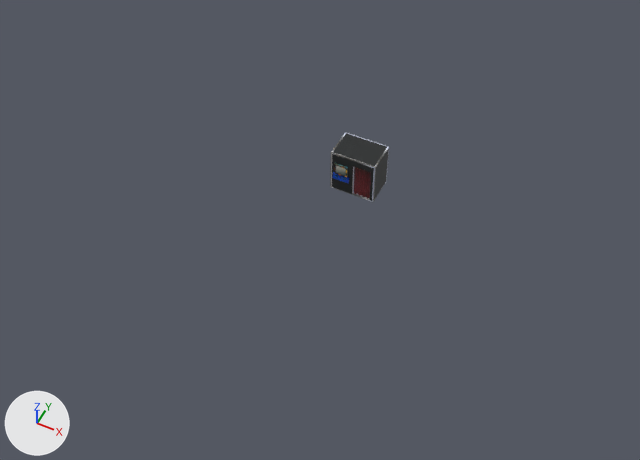
What one commit did to the Blender file Assets/Models/blend/FotoBooth.blend.
One viewpoint serves both versions: a 50 mm lens placed at (10.5, -24.7, 27.0), pointed at (0.1, -3.9, 0.9). Every picture has the same lights, and +X, +Y and +Z are marked at lower left.

Script lines for the objects in view, before the commit:
```python
me_cube = bpy.data.meshes.new('Cube')
me_cube.from_pydata(...)  # 154 vertices, 146 faces; spans x -1.0..1.0, y -0.7..0.7, z 0.0..2.0
me_cube.materials.append(mat_material)  # picture img_fotobooth_png
me_cube_001 = bpy.data.meshes.new('Cube.001')
me_cube_001.from_pydata(...)  # 40 vertices, 38 faces; spans x -0.79..-0.208, y -0.781..-0.349, z 0.976..1.498
me_cube_001.materials.append(mat_material_004)  # picture img_wallterminal_png
me_cube_004 = bpy.data.meshes.new('Cube.004')
me_cube_004.from_pydata(...)  # 36 vertices, 34 faces; spans x -0.869..-0.125, y -0.772..-0.392, z 0.65..0.917
me_cube_004.materials.append(mat_material_002)  # picture img_capsule_png
me_plane = bpy.data.meshes.new('Plane')
me_plane.from_pydata(...)  # 68 vertices, 33 faces; spans x 0.04..0.82, y -0.65..-0.57, z 0.05..1.62
me_plane.polygons.foreach_set('use_smooth', [True] * 33)
me_plane.materials.append(mat_material_001)  # picture img_curtain_png
ob_cube = bpy.data.objects.new('Cube', me_cube)
ob_cube.location = (0.0, 0.0, 0.0)
ob_floppyinsert = bpy.data.objects.new('FloppyInsert', me_cube_004)
ob_floppyinsert.location = (0.0, 0.0, 0.0)
ob_hardware = bpy.data.objects.new('Hardware', me_cube_001)
ob_hardware.location = (0.0, 0.0, 0.0)
ob_plane = bpy.data.objects.new('Plane', me_plane)
ob_plane.location = (0.0, 0.0, 0.0)
```
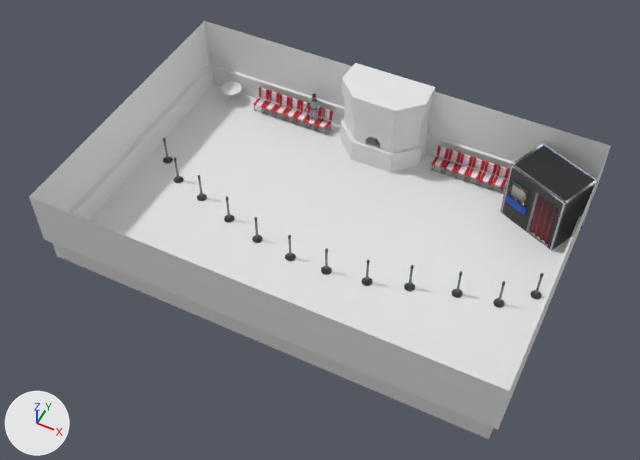
Commit message: FotoBooth is now more of an lobby

Where the newer file only moved an object's origin or applied its transform, the numbers keep the older frame.

Patch to the scene script:
```diff
--- a/Assets/Models/blend/FotoBooth.blend.py
+++ b/Assets/Models/blend/FotoBooth.blend.py
@@ me_cube_004 @@
 me_cube_004.from_pydata(...)  # 36 vertices, 34 faces; spans x -0.869..-0.125, y -0.772..-0.392, z 0.65..0.917
+# me_cube_004 part 1: the whole mesh is turned -23.9 degrees about the z axis through its middle and scaled by 1.38, then moved by (7.135, 1.59, 0.282)
 me_cube_004.materials.append(mat_material_002)
@@ me_plane_004 @@
+me_plane_004.from_pydata([(-1.0, -1.0, 0.0), (1.0, -1.0, 0.0), (-1.0, 1.0, 0.0), (1.0, 1.0, 0.0)], [], [(0, 1, 3, 2)])
@@ ob_cube @@
-ob_cube = bpy.data.objects.new('Cube', me_cube)
@@ ob_hardware @@
-ob_hardware = bpy.data.objects.new('Hardware', me_cube_001)
@@ ob_plane @@
-ob_plane = bpy.data.objects.new('Plane', me_plane)
@@ ob_room_001 @@
+ob_room_001 = bpy.data.objects.new('room.001', me_plane_004)
+ob_room_001.location = (0.0, -3.0, 0.0)
+ob_room_001.scale = (9.0, 6.0, 3.0)
@@ ob_chair_001 @@
+ob_chair_001 = bpy.data.objects.new('chair.001', me_cylinder_016)  # 434 vertices, 395 faces; spans x -0.334..0.342, y -0.285..0.417, z -0.021..0.981; in mat_redfurniture (picture img_reddinerfurniture_jpg); modifiers ARRAY
+ob_chair_001.location = (5.42, 2.49, 0.01)
+ob_chair_001.rotation_euler = (0.0, 0.0, 3.142)  # degrees (0, 0, 180)
@@ ob_chair @@
+ob_chair = bpy.data.objects.new('chair', me_cylinder_016.copy())  # modifiers ARRAY
+ob_chair.location = (-2.81, 2.49, 0.01)
+ob_chair.rotation_euler = (0.0, 0.0, 3.142)  # degrees (0, 0, 180)
@@ ob_cylinder @@
+ob_cylinder = bpy.data.objects.new('Cylinder', me_cylinder_014)  # 108 vertices, 98 faces; spans x -6.68..6.68, y -6.68..6.68, z -7.48..2.29
+ob_cylinder.location = (-7.61, 2.39, 0.53)
+ob_cylinder.scale = (0.0724, 0.0724, 0.0724)
@@ ob_pfeiler_011 @@
+ob_pfeiler_011 = bpy.data.objects.new('Pfeiler.011', me_cylinder_013)  # 96 vertices, 86 faces; spans x -0.213..0.213, y -0.213..0.213, z -0.657..0.617; in mat_material_005 (picture img_table1texture2_png)
+ob_pfeiler_011.location = (8.58, -2.4, 0.67)
@@ ob_pfeiler_010 @@
+ob_pfeiler_010 = bpy.data.objects.new('Pfeiler.010', me_cylinder_013.copy())
+ob_pfeiler_010.location = (-8.06, -2.42, 0.67)
@@ ob_pfeiler_009 @@
+ob_pfeiler_009 = bpy.data.objects.new('Pfeiler.009', me_cylinder_013.copy())
+ob_pfeiler_009.location = (5.86, -3.67, 0.67)
@@ ob_pfeiler_008 @@
+ob_pfeiler_008 = bpy.data.objects.new('Pfeiler.008', me_cylinder_013.copy())
+ob_pfeiler_008.location = (7.44, -3.41, 0.67)
@@ ob_pfeiler_007 @@
+ob_pfeiler_007 = bpy.data.objects.new('Pfeiler.007', me_cylinder_013.copy())
+ob_pfeiler_007.location = (-0.69, -4.92, 0.67)
@@ ob_pfeiler_006 @@
+ob_pfeiler_006 = bpy.data.objects.new('Pfeiler.006', me_cylinder_013.copy())
+ob_pfeiler_006.location = (0.89, -4.9, 0.67)
@@ ob_pfeiler_005 @@
+ob_pfeiler_005 = bpy.data.objects.new('Pfeiler.005', me_cylinder_013.copy())
+ob_pfeiler_005.location = (2.54, -4.69, 0.67)
@@ ob_pfeiler_004 @@
+ob_pfeiler_004 = bpy.data.objects.new('Pfeiler.004', me_cylinder_013.copy())
+ob_pfeiler_004.location = (4.12, -4.2, 0.67)
@@ ob_pfeiler_003 @@
+ob_pfeiler_003 = bpy.data.objects.new('Pfeiler.003', me_cylinder_013.copy())
+ob_pfeiler_003.location = (-6.99, -3.24, 0.67)
@@ ob_pfeiler_002 @@
+ob_pfeiler_002 = bpy.data.objects.new('Pfeiler.002', me_cylinder_013.copy())
+ob_pfeiler_002.location = (-5.54, -3.69, 0.67)
@@ ob_pfeiler_001 @@
+ob_pfeiler_001 = bpy.data.objects.new('Pfeiler.001', me_cylinder_013.copy())
+ob_pfeiler_001.location = (-3.89, -4.22, 0.67)
@@ ob_glass @@
+ob_glass = bpy.data.objects.new('glass', me_plane_003)  # 80 vertices, 80 faces; spans x -0.226..0.226, y -0.15..0.167, z -0.233..0.297
+ob_glass.location = (0.0, 2.24, 1.74)
+ob_glass.scale = (7.78, 6.0, 3.0)
@@ ob_start @@
+ob_start = bpy.data.objects.new('Start', me_plane_002)  # 60 vertices, 54 faces; spans x -0.243..0.243, y -0.17..0.184, z -0.583..0.583
+ob_start.location = (0.0, 2.24, 1.74)
+ob_start.scale = (7.78, 6.0, 3.0)
@@ ob_pfeiler @@
+ob_pfeiler = bpy.data.objects.new('Pfeiler', me_cylinder_013.copy())
+ob_pfeiler.location = (-2.31, -4.68, 0.67)
@@ ob_cube_001 @@
+ob_cube_001 = bpy.data.objects.new('Cube.001', me_cube_002)  # 457 vertices, 468 faces; spans x -0.48..0.48, y -0.07..0.31, z -0.58..1.28; in mat_material_003 (picture img_player2_png)
+ob_cube_001.location = (-3.33, 2.27, 0.6)
@@ ob_room @@
+ob_room = bpy.data.objects.new('room', me_plane_001)  # 16 vertices, 12 faces; spans x -1.02..1.02, y -1.02..1.02, z 0.0..1.14
+ob_room.location = (0.0, -3.0, 0.0)
+ob_room.scale = (9.0, 6.0, 3.0)
@@ ob_curtain @@
+ob_curtain = bpy.data.objects.new('Curtain', me_plane_1)  # 68 vertices, 33 faces; spans x 0.06..1.13, y -0.89..-0.79, z 0.06..2.24; in mat_material_001 (picture img_curtain_png)
+ob_curtain.parent = ob_fotobox
+ob_curtain.location = (3.448, 2.02, 0.00481)
@@ ob_fotobox @@
+ob_fotobox = bpy.data.objects.new('FotoBox', me_cube_1)  # 154 vertices, 146 faces; spans x -1.38..1.38, y -0.97..0.97, z -0.01..2.75; in mat_material (picture img_fotobooth_png)
+ob_fotobox.location = (7.59, 1.47, -0.02)
+ob_fotobox.rotation_euler = (0.0, 0.0, -0.416)  # degrees (0, 0, -24)
@@ ob_screen @@
+ob_screen = bpy.data.objects.new('Screen', me_cube_001_1)  # 40 vertices, 38 faces; spans x -1.091..-0.288, y -1.078..-0.482, z 1.347..2.067; in mat_material_004 (picture img_wallterminal_png)
+ob_screen.parent = ob_fotobox
+ob_screen.location = (3.448, 2.02, 0.00481)
```

Where the change shows, as pixel boxes [x1, y1, x2, y2] in the pictures (640 x 460 px):
'room.001', added
    after: [89, 84, 570, 390]
'room', added
    after: [29, 21, 611, 439]
'Start', added
    after: [341, 63, 435, 173]
'FotoBox', added (black)
    after: [500, 143, 598, 251]
'Cube', deleted (black)
    before: [330, 132, 389, 202]
'glass', added
    after: [344, 101, 430, 153]
'chair.001', added
    after: [431, 146, 510, 194]
'chair', added
    after: [253, 87, 333, 135]
'Curtain', added (brown)
    after: [530, 195, 558, 244]
'Plane', deleted (brown)
    before: [354, 167, 371, 198]
'Screen', added
    after: [509, 181, 529, 206]
'FloppyInsert', mesh turned
    before: [332, 172, 349, 184]
    after: [505, 194, 527, 215]
'Cube.001', added
    after: [304, 93, 324, 130]
'Cylinder', added
    after: [221, 81, 242, 102]
'Hardware', deleted
    before: [334, 163, 348, 177]
'Pfeiler.008', added
    after: [493, 281, 505, 308]
'Pfeiler.006', added
    after: [321, 248, 332, 275]
'Pfeiler.011', added
    after: [530, 273, 544, 299]
'Pfeiler.009', added
    after: [452, 271, 463, 298]
'Pfeiler.004', added
    after: [404, 265, 415, 291]
'Pfeiler.005', added
    after: [361, 260, 372, 286]
'Pfeiler.007', added
    after: [285, 235, 296, 261]
'Pfeiler', added
    after: [252, 217, 263, 243]
'Pfeiler.001', added
    after: [224, 196, 235, 222]
'Pfeiler.002', added
    after: [197, 175, 207, 201]
'Pfeiler.003', added
    after: [173, 157, 184, 183]
'Pfeiler.010', added
    after: [163, 138, 173, 164]
